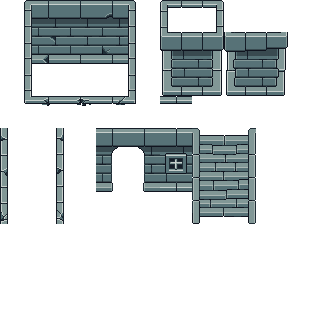
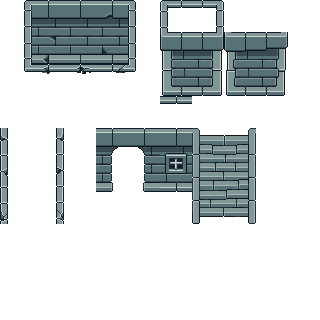
Comparing the layer stacks of the two 320 × 320 images. Changes:
removed layer "Вставленный слой #7" over [111, 128, 145, 182]
painted on "Вставленный слой" over [245, 95, 267, 96]
painted on "Вставленный слой #2" over [160, 0, 224, 96]
painted on "Вставленный слой #5" over [111, 128, 177, 192]
removed layer "Вставленный слой #1" over [24, 0, 136, 104]
painted on "Вставленный слой #4" over [24, 0, 136, 106]
painted on "Вставленный слой #3" over [0, 138, 64, 221]
